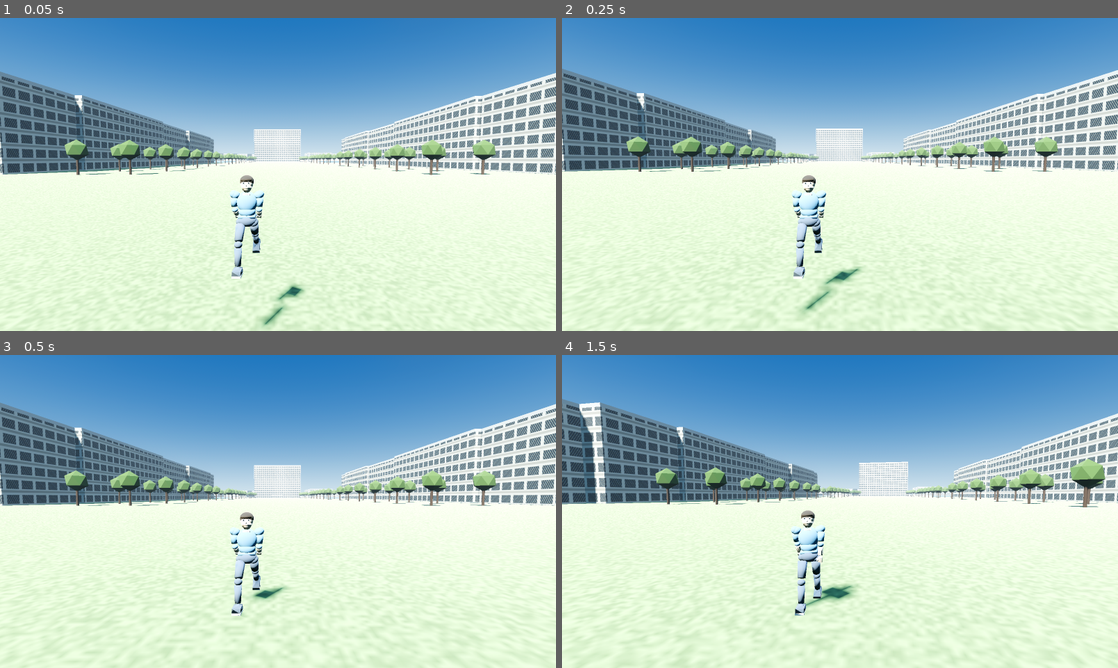
Above: before the commit, frames 1-4 (two rows, left to right).
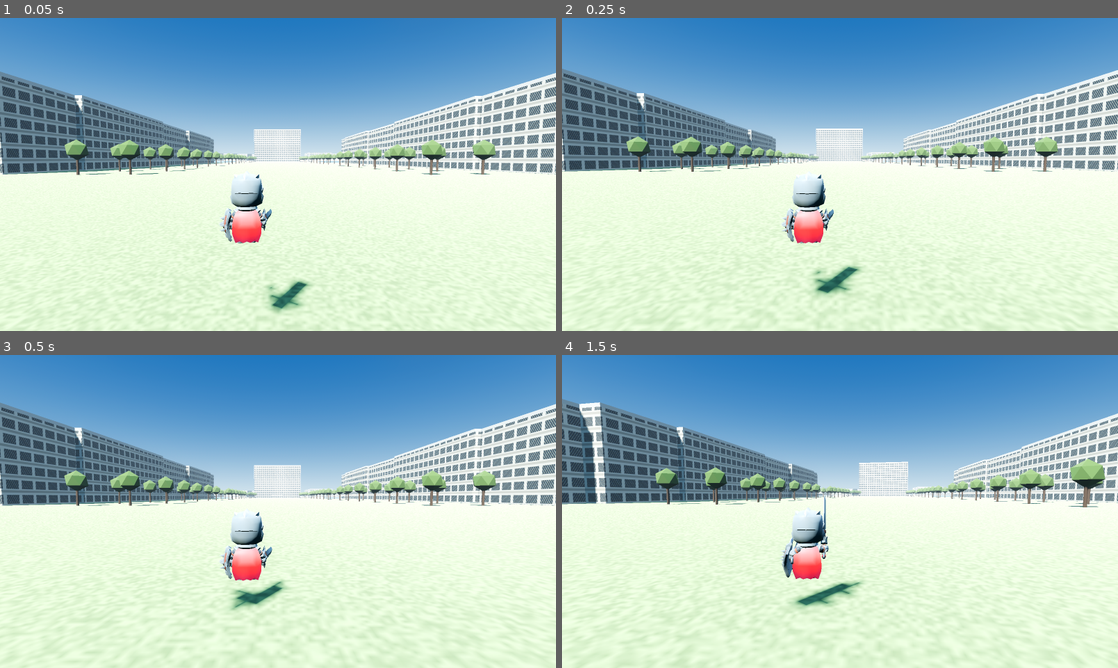
Above: after the commit, the same moments.

Repository: M1ghty32/M1ghty_2wy
Game: Godot game, scene res://main.tscn
Two runs of this game, one before a commit and one after it. Both use one fixed random seed, a clock stepped at 60 frames per second and the inputs below.
Inputs (mouse positions are in pixels of both pictures, inside the frame that each line leads up to):
- Up to frame 1 (0.05 s): no input
- Up to frame 2 (0.25 s): no input
- Up to frame 3 (0.5 s): no input
- Up to frame 4 (1.5 s): move the mouse to (867, 511) at 0.52 s; hold Shift 0.53-1.28 s; hold W from 0.53 s (still down); tap Space at 0.77 s; move the mouse to (812, 511) at 1.27 s; tap Shift at 1.35 s

The runs differ from the first frame. In frame 1, 2.0% of the frame differs, in the area x 39-56%, y 49-100%; in frame 2, 2.0%, in the area x 39-53%, y 49-95%; in frame 3, 1.8%; in frame 4, 1.9%.

Commit message:
feat(character): swap to KayKit CC0 knight with 76 animations; fix facing and scale

Diff:
--- a/city-twin/godot/main.gd
+++ b/city-twin/godot/main.gd
@@ -420,6 +420,7 @@
 	player.add_child(body)
 	var model := _load_player_model()
 	if model:
+		model.rotation.y = PI
 		player.add_child(model)
 		body.visible = false
 	cam = Camera3D.new()
@@ -428,7 +429,26 @@
 	cam.rotation.x = -0.06
 	player.add_child(cam)
 	add_child(player)
+	if model:
+		_normalize_player_model(model)
 	Input.mouse_mode = Input.MOUSE_MODE_CAPTURED
+
+func _normalize_player_model(model: Node3D) -> void:
+	var ymin := INF
+	var ymax := -INF
+	for mi in model.find_children("*", "MeshInstance3D", true, false):
+		var box: AABB = mi.get_aabb()
+		var gt: Transform3D = mi.global_transform
+		var p0: Vector3 = gt * box.position
+		var p1: Vector3 = gt * box.end
+		ymin = min(ymin, p0.y, p1.y)
+		ymax = max(ymax, p0.y, p1.y)
+	if ymax <= ymin:
+		return
+	var scale_f := 1.78 / (ymax - ymin)
+	model.scale = Vector3(scale_f, scale_f, scale_f)
+	var feet := ymin - player.global_position.y
+	model.position.y = -feet * scale_f
 
 func _load_player_model() -> Node3D:
 	var path := "res://assets/player.glb"
@@ -448,12 +468,27 @@
 	if anim_player:
 		for an in anim_player.get_animation_list():
 			var low := String(an).to_lower()
-			if low.contains("walk"):
+			if low == "walking_a" or low == "walk":
 				anim_walk = an
-			elif low.contains("run"):
+			elif low == "running_a" or low == "run":
 				anim_run = an
-			elif low.contains("idle"):
+			elif low == "idle":
 				anim_idle = an
+		if anim_walk == "":
+			for an in anim_player.get_animation_list():
+				if String(an).to_lower().contains("walk"):
+					anim_walk = an
+					break
+		if anim_run == "":
+			for an in anim_player.get_animation_list():
+				if String(an).to_lower().contains("run"):
+					anim_run = an
+					break
+		if anim_idle == "":
+			for an in anim_player.get_animation_list():
+				if String(an).to_lower().contains("idle"):
+					anim_idle = an
+					break
 		if anim_idle != "":
 			anim_player.play(anim_idle)
 	return root as Node3D
Binary file changed: city-twin/godot/assets/player.glb
Binary file added: city-twin/godot/assets/player_procedural.glb
Not shown, added: city-twin/blender/character_v5.py
